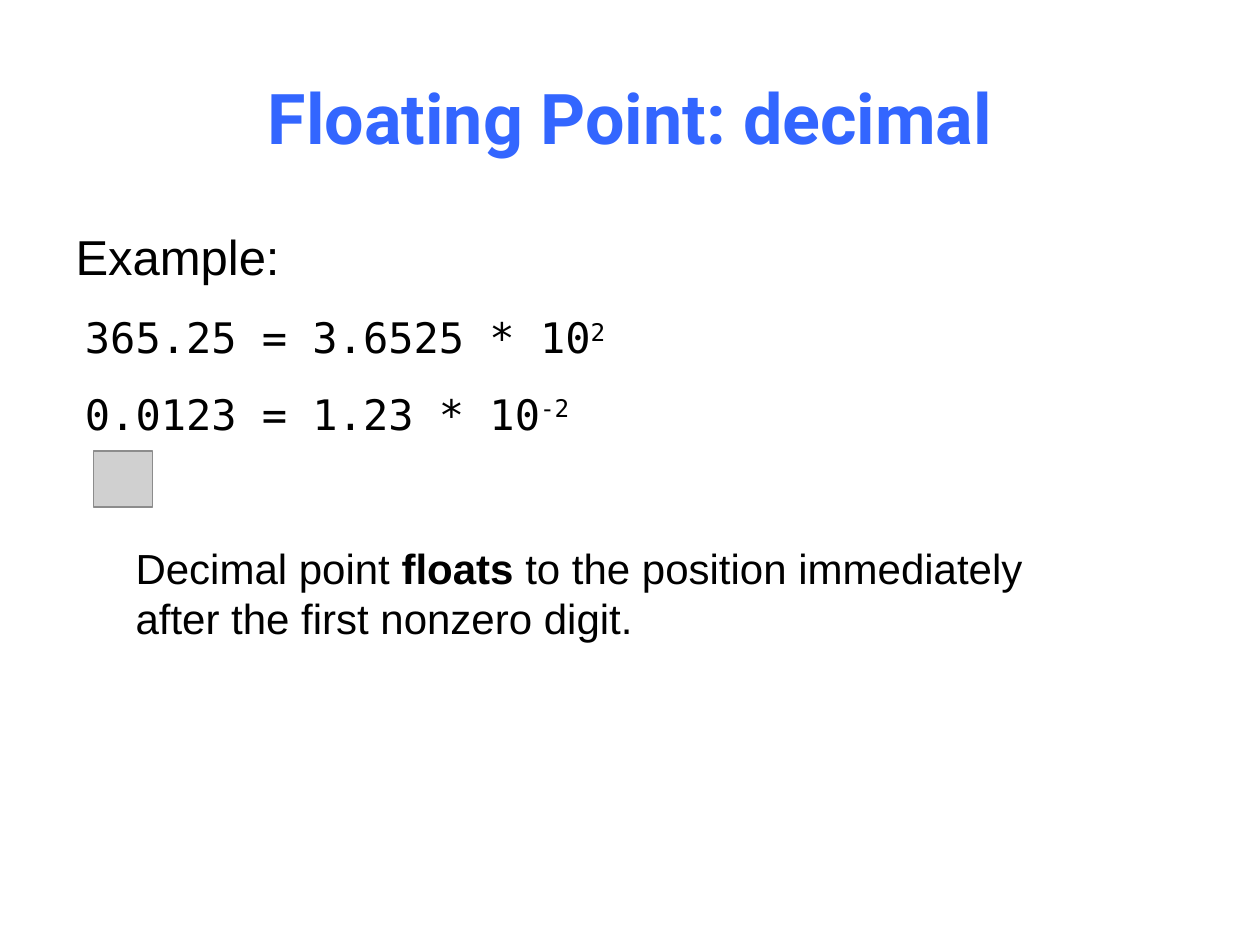
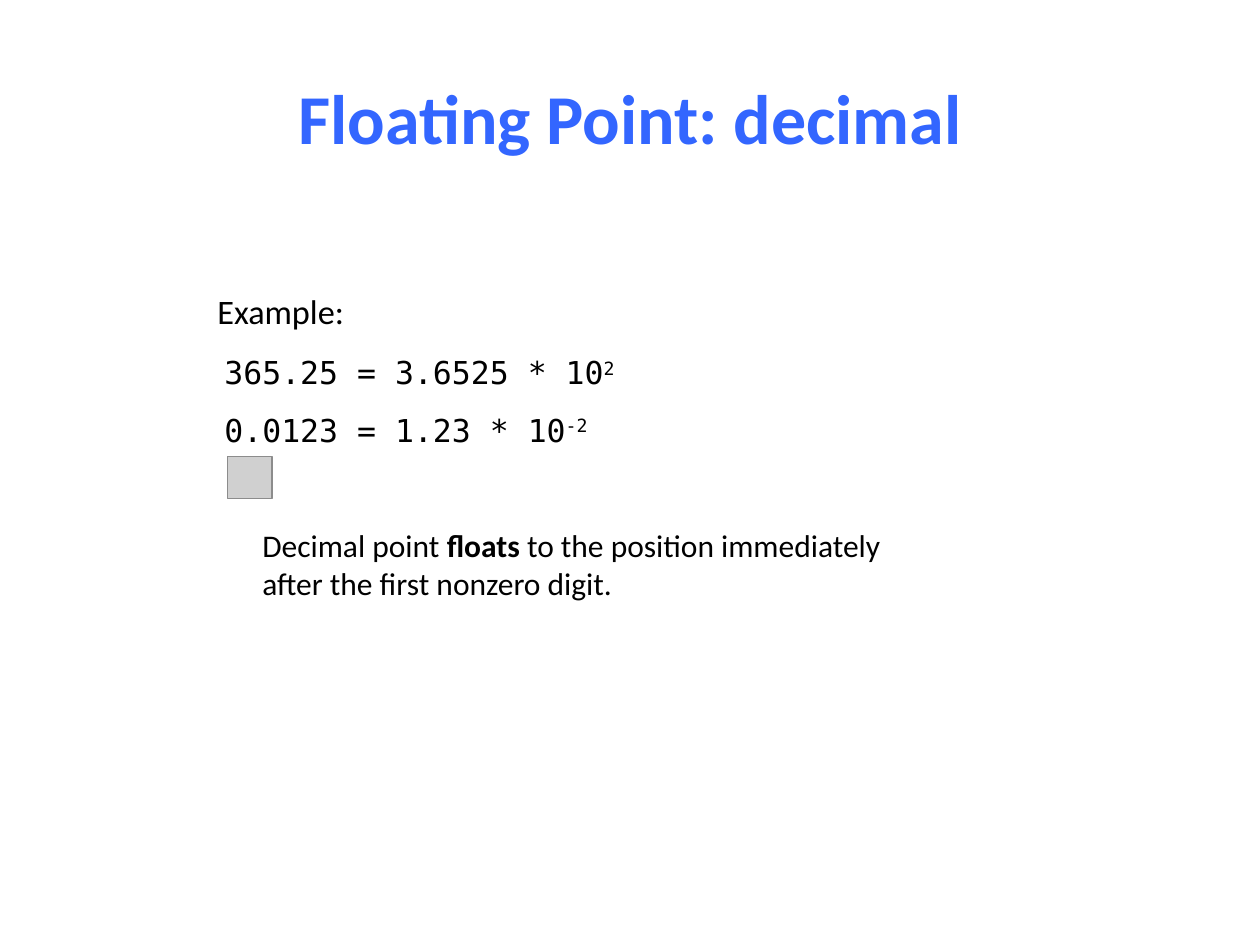
Before and after one commit to NYU-CSO/nyu-cso.github.io, a slide deck: slide 5 of notes/03-floats.pptx (slide 20 before the commit). Drawn at 1260x945 pixels with LibreOffice and Linux fonts; fonts in the diff are those of the drawing; grey boxes stand for pictures. Boxes give left, top, right and bottom in pixels: in the first picture for what was removed or moved away, otherwise in the second. Text is boxed around its words. In the diff, an @@ line names an element or a change of style, - is before the commit and + after.

```diff
--- a/notes/03-floats.pptx
+++ b/notes/03-floats.pptx
@@ title "Floating Point: decimal" at (298,95,961,156): font Roboto to Calibri @@
@@ text "Example:": place and size @@
-text "Example:" at (76,239,280,285)
+text "Example:" at (217,300,344,330)
@@ text "Example:" at (217,300,344,330): size 28 to 19.6 pt, font Arial to Calibri; less space between paragraphs @@
@@ text "365.25 = 3.6525 * 102": place and size @@
-text "365.25 = 3.6525 * 102" at (85,321,569,431)
+text "365.25 = 3.6525 * 102" at (224,360,588,443)
@@ text "365.25 = 3.6525 * 102" at (224,360,588,443): size 24 to 18 pt @@
@@ picture: place and size @@
-picture at (93,451,152,508)
+picture at (228,456,272,498)
@@ text "Decimal point floats to the ...": place and size @@
-text "Decimal point floats to the ..." at (136,553,1022,642)
+text "Decimal point floats to the ..." at (262,535,880,601)
@@ text "Decimal point floats to the ..." at (262,535,880,601): size 24 to 18 pt, font Arial to Calibri @@
```
Also in this commit, not shown: 37 other slides changed, 9 slides added, 51 slides removed, 2 other files.
